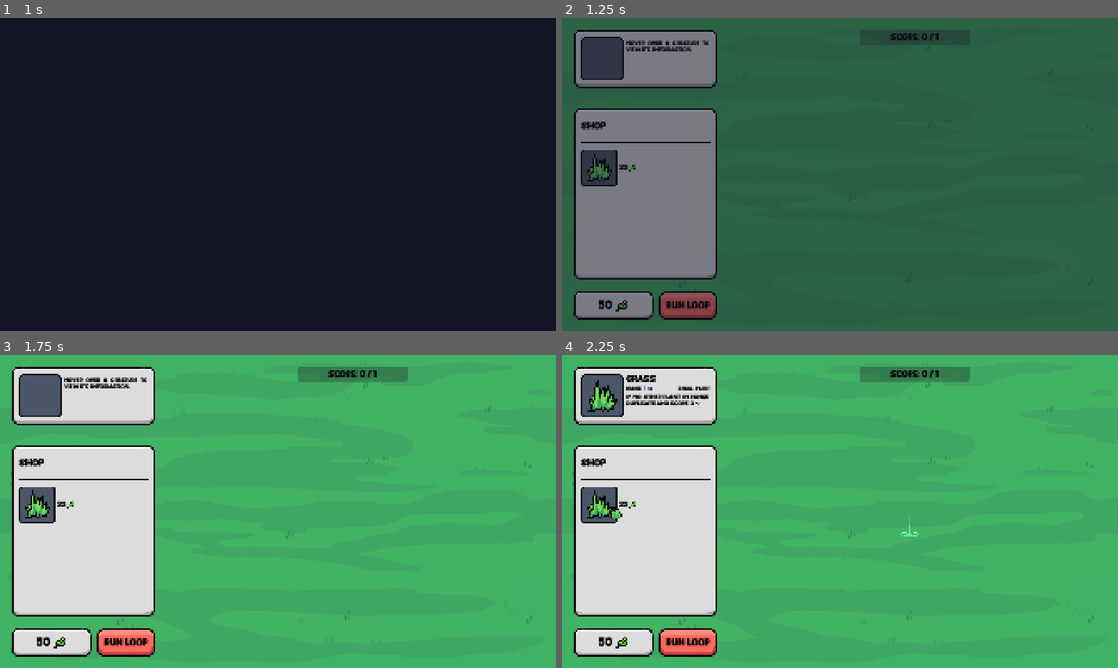
Above: before the commit, frames 1-4 (two rows, left to right).
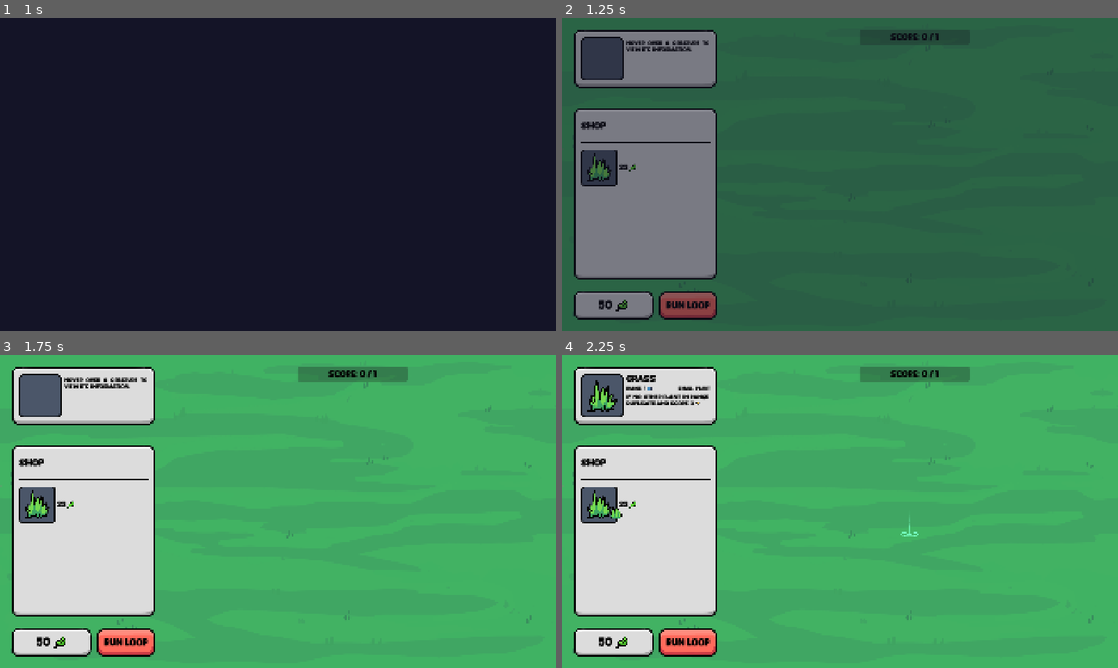
Above: after the commit, the same moments.

Repository: elliotfontaine/gmtk-2025-submission
Game: Godot game, scene res://scenes/main_menu.tscn
Same seed, same stepped clock (60 frames per second), same inputs: the game is played once before the commit and once after it. The engine's default icon, where the game draws it, is replaced by a stand-in: a white triangle on a blue panel in a dark square.
Inputs (mouse positions are in pixels of both pictures, inside the frame that each line leads up to):
- Up to frame 1 (1 s): click "play." at 0.5 s
- Up to frame 2 (1.25 s): no input
- Up to frame 3 (1.75 s): click "Run Loop" at 1.25 s
- Up to frame 4 (2.25 s): click (606, 505) at 2 s

Frame 1 is identical in both runs. In frame 2, less than 0.1% of the frame differs, in the area x 4-9%, y 44-53%; in frame 3, less than 0.1%; in frame 4, 0.2%, in the area x 4-11%, y 8-53%.

Commit message:
add missing sprites to creatures (#57)
* update saved_state for the spreadsheet plugin

* now, add it to gitignore

* TWEENING (#55)

* Creature assets (#56)

* Adding Test File

* Art

---------

Co-authored-by: Josh <lilindiegames@gmail.com>

* move and rename assets to sprite directory

* add missing sprites to creatures resources

* Merge branch 'main' into elliot/creatures-art

* change game name in README

Diff:
--- a/resources/species/berry.tres
+++ b/resources/species/berry.tres
@@ -1,7 +1,7 @@
 [gd_resource type="Resource" script_class="SpeciesResource" load_steps=3 format=3 uid="uid://bcxifse3ad8cw"]
 
 [ext_resource type="Script" uid="uid://mow41h46xu2s" path="res://resources/_base_classes/species_resource.gd" id="1_7yoc7"]
-[ext_resource type="Texture2D" uid="uid://bps01wgl8tq26" path="res://assets/godot.svg" id="2_p5hk5"]
+[ext_resource type="Texture2D" uid="uid://b5vxk3uv8scqd" path="res://assets/sprites/creatures/berry.png" id="2_p5hk5"]
 
 [resource]
 script = ExtResource("1_7yoc7")
--- a/resources/species/bush.tres
+++ b/resources/species/bush.tres
@@ -2,7 +2,7 @@
 
 [ext_resource type="Script" uid="uid://mow41h46xu2s" path="res://resources/_base_classes/species_resource.gd" id="1_pxquw"]
 [ext_resource type="AudioStream" uid="uid://co7rvnlxuac82" path="res://assets/audio/sfx/placed/GrassPlaced.wav" id="2_urpvv"]
-[ext_resource type="Texture2D" uid="uid://bps01wgl8tq26" path="res://assets/godot.svg" id="2_xn1l7"]
+[ext_resource type="Texture2D" uid="uid://bguljbf7e8vdp" path="res://assets/sprites/creatures/berry_bush.png" id="3_urpvv"]
 
 [resource]
 script = ExtResource("1_pxquw")
@@ -11,7 +11,7 @@
 size = 2
 rarity = 2
 title = "Bush"
-texture = ExtResource("2_xn1l7")
+texture = ExtResource("3_urpvv")
 default_range = 0
 effect_text = "Loop start: create a berry on each side."
 score_reward_1 = 0
--- a/resources/species/chicken.tres
+++ b/resources/species/chicken.tres
@@ -3,7 +3,7 @@
 [ext_resource type="Script" uid="uid://mow41h46xu2s" path="res://resources/_base_classes/species_resource.gd" id="1_pptde"]
 [ext_resource type="AudioStream" uid="uid://dtbt8hr4g5x3b" path="res://assets/audio/sfx/eat/eat_hi.wav" id="2_0lc7m"]
 [ext_resource type="AudioStream" uid="uid://cbvph1rgx4qbf" path="res://assets/audio/sfx/placed/ChickenPlaced.wav" id="2_brxfg"]
-[ext_resource type="Texture2D" uid="uid://2uaaceqtsihk" path="res://assets/sprites/creatures/crow.png" id="2_u7gny"]
+[ext_resource type="Texture2D" uid="uid://dav874716r0g3" path="res://assets/sprites/creatures/chicken.png" id="4_brxfg"]
 
 [resource]
 script = ExtResource("1_pptde")
@@ -12,7 +12,7 @@
 size = 1
 rarity = 1
 title = "Chicken"
-texture = ExtResource("2_u7gny")
+texture = ExtResource("4_brxfg")
 default_range = 1
 effect_text = "If tiny animal in range: eat it and create an egg."
 score_reward_1 = 0
--- a/resources/species/lynx.tres
+++ b/resources/species/lynx.tres
@@ -2,8 +2,8 @@
 
 [ext_resource type="Script" uid="uid://mow41h46xu2s" path="res://resources/_base_classes/species_resource.gd" id="1_cg51f"]
 [ext_resource type="AudioStream" uid="uid://cm7v1c1a4vvdt" path="res://assets/audio/sfx/eat/eat_low.wav" id="2_4u8cb"]
-[ext_resource type="Texture2D" uid="uid://bjirqy057ntrq" path="res://assets/sprites/creatures/fox.png" id="2_d45eb"]
 [ext_resource type="AudioStream" uid="uid://dbammgugrvp5c" path="res://assets/audio/sfx/placed/LynxPlaced.wav" id="2_mb0m7"]
+[ext_resource type="Texture2D" uid="uid://tiuc85xca3wh" path="res://assets/sprites/creatures/lynx.png" id="4_4u8cb"]
 
 [resource]
 script = ExtResource("1_cg51f")
@@ -12,7 +12,7 @@
 size = 2
 rarity = 1
 title = "Lynx"
-texture = ExtResource("2_d45eb")
+texture = ExtResource("4_4u8cb")
 default_range = 1
 effect_text = "Eat any small animal in range to score 9 [img={20, 20}]res://assets/sprites/ui/trophy.svg[/img] for each."
 score_reward_1 = 9
--- a/resources/species/mole.tres
+++ b/resources/species/mole.tres
@@ -1,6 +1,7 @@
-[gd_resource type="Resource" script_class="SpeciesResource" load_steps=2 format=3 uid="uid://cojsgmm6yoiww"]
+[gd_resource type="Resource" script_class="SpeciesResource" load_steps=3 format=3 uid="uid://cojsgmm6yoiww"]
 
 [ext_resource type="Script" uid="uid://mow41h46xu2s" path="res://resources/_base_classes/species_resource.gd" id="1_gxx6k"]
+[ext_resource type="Texture2D" uid="uid://bwjmpumrvbqm4" path="res://assets/sprites/creatures/mole.png" id="2_3nfw5"]
 
 [resource]
 script = ExtResource("1_gxx6k")
@@ -9,6 +10,7 @@
 size = 2
 rarity = 3
 title = "Mole"
+texture = ExtResource("2_3nfw5")
 default_range = 0
 effect_text = "No effect text."
 score_reward_1 = 0
--- a/resources/species/songbird.tres
+++ b/resources/species/songbird.tres
@@ -1,9 +1,9 @@
 [gd_resource type="Resource" script_class="SpeciesResource" load_steps=5 format=3 uid="uid://7p4tvc2emn1p"]
 
 [ext_resource type="Script" uid="uid://mow41h46xu2s" path="res://resources/_base_classes/species_resource.gd" id="1_74jqi"]
-[ext_resource type="Texture2D" uid="uid://2uaaceqtsihk" path="res://assets/sprites/creatures/crow.png" id="2_a3r3m"]
 [ext_resource type="AudioStream" uid="uid://dtbt8hr4g5x3b" path="res://assets/audio/sfx/eat/eat_hi.wav" id="2_b6l0r"]
 [ext_resource type="AudioStream" uid="uid://dhu2buenkk41" path="res://assets/audio/sfx/placed/SongbirdPlaced.wav" id="2_hdugj"]
+[ext_resource type="Texture2D" uid="uid://d4knunys153yu" path="res://assets/sprites/creatures/orange_passerine.png" id="4_hdugj"]
 
 [resource]
 script = ExtResource("1_74jqi")
@@ -12,7 +12,7 @@
 size = 1
 rarity = 3
 title = "Songbird"
-texture = ExtResource("2_a3r3m")
+texture = ExtResource("4_hdugj")
 default_range = 2
 effect_text = "If tiny animal in range: eat it and create an egg 3 spaces away"
 score_reward_1 = 0
--- a/resources/species/tiger.tres
+++ b/resources/species/tiger.tres
@@ -2,8 +2,8 @@
 
 [ext_resource type="Script" uid="uid://mow41h46xu2s" path="res://resources/_base_classes/species_resource.gd" id="1_yrhxm"]
 [ext_resource type="AudioStream" uid="uid://dr0vwvlj76ugn" path="res://assets/audio/sfx/placed/TigerPlaced.wav" id="2_2mrl5"]
-[ext_resource type="Texture2D" uid="uid://e5xakqbd3njt" path="res://assets/sprites/creatures/bear.png" id="2_d6lwn"]
 [ext_resource type="AudioStream" uid="uid://cm7v1c1a4vvdt" path="res://assets/audio/sfx/eat/eat_low.wav" id="2_umjwr"]
+[ext_resource type="Texture2D" uid="uid://bg3x6j1ckfvuo" path="res://assets/sprites/creatures/tiger.png" id="4_umjwr"]
 
 [resource]
 script = ExtResource("1_yrhxm")
@@ -12,7 +12,7 @@
 size = 3
 rarity = 2
 title = "Tiger"
-texture = ExtResource("2_d6lwn")
+texture = ExtResource("4_umjwr")
 default_range = 2
 effect_text = "if medium animal in range: eat it and score 20 [img={20, 20}]res://assets/sprites/ui/trophy.svg[/img]."
 score_reward_1 = 20
--- a/resources/species/wolf.tres
+++ b/resources/species/wolf.tres
@@ -1,9 +1,9 @@
 [gd_resource type="Resource" script_class="SpeciesResource" load_steps=5 format=3 uid="uid://diwl6ogeir0ua"]
 
 [ext_resource type="Script" uid="uid://mow41h46xu2s" path="res://resources/_base_classes/species_resource.gd" id="1_h36fp"]
-[ext_resource type="Texture2D" uid="uid://bjirqy057ntrq" path="res://assets/sprites/creatures/fox.png" id="2_ajddr"]
 [ext_resource type="AudioStream" uid="uid://ttlgn4n213r6" path="res://assets/audio/sfx/placed/WolfPlaced.wav" id="2_g7ack"]
 [ext_resource type="AudioStream" uid="uid://dvt8ipe4lww0m" path="res://assets/audio/sfx/eat/eat_med.wav" id="2_q107r"]
+[ext_resource type="Texture2D" uid="uid://cmmf4malw6k57" path="res://assets/sprites/creatures/wolf.png" id="4_q107r"]
 
 [resource]
 script = ExtResource("1_h36fp")
@@ -12,7 +12,7 @@
 size = 2
 rarity = 2
 title = "Wolf"
-texture = ExtResource("2_ajddr")
+texture = ExtResource("4_q107r")
 default_range = 1
 effect_text = "Eat a small animal in range to score 6T + 3T per wolf in the circle and duplicate if not adjacent to another wolf."
 score_reward_1 = 6
--- a/scenes/world.gd
+++ b/scenes/world.gd
@@ -8,13 +8,13 @@
 const EMPTY_SLOT = preload("res://scenes/empty_slot.tscn")
 
 ##change this value to dictate the creature size you want:
-const initial_radius :float = 1.0/13
+const initial_radius: float = 1.0 / 13
 ##change this value to dictate how much space the loop should take:
-const zoom_factor :float = 0.7
+const zoom_factor: float = 0.7
 const base_creature_distance: int = 60
 
-const reroll_base_price :int = 10
-const base_income :int = 50
+const reroll_base_price: int = 10
+const base_income: int = 50
 
 @onready var camera: Camera2D = %Camera2D
 @onready var floating_creature: Sprite2D = %FloatingCreature
@@ -22,14 +22,14 @@
 @onready var creature_card: CreatureCard = %CreatureCard
 @onready var progress_bar_score: ProgressBar = %ProgressBarScore
 @onready var sfx_player: AudioStreamPlayer2D = $SFX_Player
-@onready var initial_camera_zoom :float = camera.zoom.x
+@onready var initial_camera_zoom: float = camera.zoom.x
 @onready var currency_count: Label = %CurrencyCount
 @onready var shop_panel: ShopPanel = %ShopPanel
 @onready var next_loop_button: Button = %NextLoopButton
 @onready var defeat_ui: ColorRect = %Defeat
 
 ##placeholder system: length of wait times
-const game_speeds :Array[float] = [0.8,0.6,0.4,0.2]
+const game_speeds: Array[float] = [0.8, 0.6, 0.4, 0.2]
 var game_speed: float = game_speeds[0]
 
 var creatures: Array[Creature]
@@ -41,21 +41,21 @@
 var level: int = 0
 
 ##placeholder system for naming the creatures
-var creature_tracker :int = 0
+var creature_tracker: int = 0
 
 # to prevent race condition coming from Area2D mouse_exited not triggering in order
 ## buffer used for SpeciesCard display when hovering loop creatures
 var hovered_creature: Creature
 
-var currently_looping :bool = false
-
-var money :int = 50:
+var currently_looping: bool = false
+
+var money: int = 50:
 	set(val):
 		money = val
 		currency_count.text = str(money)
 
 func _ready() -> void:
-	money = money #(to trigger label update)
+	money = money # (to trigger label update)
 	next_level()
 
 ##to call whenever you affect the number of creatures in the loop
@@ -64,11 +64,11 @@
 		slot.queue_free()
 	empty_slots.clear()
 
-	var creature_amount :int = creatures.size()
-
-	var radius :float = (get_viewport().get_visible_rect().size.y/2.0) * creature_amount * initial_radius
-
-	radius = max(radius,200.0)
+	var creature_amount: int = creatures.size()
+
+	var radius: float = (get_viewport().get_visible_rect().size.y / 2.0) * creature_amount * initial_radius
+
+	radius = max(radius, 200.0)
 
 	if creature_amount == 1 && not show_empty_slots:
 		creatures[0].position = Vector2.ZERO
@@ -89,6 +89,9 @@
 			creature.target_position.y = radius * sin(angle)
 
 			i += 1
+			creature.target_position.x = radius * cos(angle)
+			creature.target_position.y = radius * sin(angle)
+
 			if show_empty_slots:
 				var new_slot := EMPTY_SLOT.instantiate()
 				new_slot.pressed.connect(_on_slot_pressed)
@@ -100,13 +103,13 @@
 
 
 	##adaptative zoom:
-	var zoom :float = (get_viewport().get_visible_rect().size.y/2.0) / radius * zoom_factor
-	zoom = clampf(zoom,0.0,0.8)
+	var zoom: float = (get_viewport().get_visible_rect().size.y / 2.0) / radius * zoom_factor
+	zoom = clampf(zoom, 0.0, 0.8)
 	camera.zoom = Vector2(zoom, zoom)
 	##screen is 1920, minus about 480 for the left panel.  Therefore the offset for the camera if screen is 1920 is (-480/2) = -240.
 	##however is the camera's zoom is 0.5, then the offset should be (-480/2) * (1/0.5) = -480
 	##therefore: camera.offset = (-480/2) * (1/camera.zoom)
-	camera.offset.x = (-480/2) * (1/camera.zoom.x)
+	camera.offset.x = (-480 / 2) * (1 / camera.zoom.x)
 
 func _on_next_loop_button_pressed() -> void:
 	sfx_player.stream = sfx_next_loop
@@ -128,9 +131,9 @@
 	else:
 		#set var before to prevent bug on multi-press:
 		var current_speed_index = game_speeds.find(game_speed)
-		if current_speed_index+1 < game_speeds.size():
-			game_speed = game_speeds[current_speed_index+1]
-		elif current_speed_index+1 == game_speeds.size():
+		if current_speed_index + 1 < game_speeds.size():
+			game_speed = game_speeds[current_speed_index + 1]
+		elif current_speed_index + 1 == game_speeds.size():
 			game_speed = game_speeds[0]
 		else:
 			print("what??")
@@ -159,9 +162,9 @@
 
 	await do_on_loop_end_actions()
 
-	print("scored this loop: ",score_current)
-
-func toggle_loop_button_text(active:bool) -> void:
+	print("scored this loop: ", score_current)
+
+func toggle_loop_button_text(active: bool) -> void:
 	if active:
 		next_loop_button.text = "Run Loop"
 	else:
@@ -182,8 +185,7 @@
 
 #region creature action matchers
 
-func do_action(creature:Creature) -> void:
-
+func do_action(creature: Creature) -> void:
 	match creature.species.id:
 		##if grass has no plant neighbours, it duplicates
 		Constants.SPECIES.GRASS:
@@ -226,7 +228,7 @@
 					await get_tree().create_timer(game_speed).timeout
 					await update_creature_positions()
 					await get_tree().create_timer(game_speed).timeout
-					create(creature,Constants.SPECIES.EGG)
+					create(creature, Constants.SPECIES.EGG)
 			else:
 				do_no_action()
 		##songbird eats an insect in a bigger range, if succesful he creates an egg and places it far away
@@ -235,13 +237,13 @@
 				await get_tree().create_timer(game_speed).timeout
 				await update_creature_positions()
 				await get_tree().create_timer(game_speed).timeout
-				create(creature,Constants.SPECIES.EGG,3)
+				create(creature, Constants.SPECIES.EGG, 3)
 			else:
 				do_no_action()
 		##lynx eats both of its neighbours if possible :3 yum
 		Constants.SPECIES.LYNX:
 			var eaten: bool
-			for neighbour in get_neighbours_in_range(creature,creature.current_range):
+			for neighbour in get_neighbours_in_range(creature, creature.current_range):
 				if await attempt_to_eat_target(creature, neighbour, [Constants.FAMILIES.ANIMAL], [Constants.SIZES.SMALL]):
 					score_current += creature.species.score_reward_1
 					eaten = true
@@ -269,15 +271,15 @@
 			else:
 				do_no_action()
 		Constants.SPECIES.ANT:
-			score_current += creature.species.score_reward_1 * count_how_many_connected(creature,creature.species.id)
+			score_current += creature.species.score_reward_1 * count_how_many_connected(creature, creature.species.id)
 
 	await get_tree().create_timer(game_speed).timeout
 	return
 
 ##whenever a creature is to be eaten, run this method to trigger all _on_eat effects after eating it
-func do_on_eat_actions(eater:Creature,to_be_eaten:Creature) -> void:
+func do_on_eat_actions(eater: Creature, to_be_eaten: Creature) -> void:
 	##first check which effects are triggered, then eat, then do the effects (so that the effects do happen AFTER eating while still being able to use the previous game state's parameters)
-	var triggered_creatures :Array[Creature]
+	var triggered_creatures: Array[Creature]
 
 	##check triggers
 	for creature in creatures:
@@ -287,12 +289,12 @@
 				##worm duplicates whenever an animal dies in its long range if not already adjacent to a worm:
 				Constants.SPECIES.WORM:
 					if to_be_eaten.species.family == Constants.FAMILIES.ANIMAL:
-						if get_distance_between_two_creatures(creature,to_be_eaten) <= creature.current_range:
+						if get_distance_between_two_creatures(creature, to_be_eaten) <= creature.current_range:
 							triggered_creatures.append(creature)
 				##crow makes points whenever an animal dies in its long long range:
 				Constants.SPECIES.CROW:
 					if to_be_eaten.species.family == Constants.FAMILIES.ANIMAL:
-						if get_distance_between_two_creatures(creature,to_be_eaten) <= creature.current_range:
+						if get_distance_between_two_creatures(creature, to_be_eaten) <= creature.current_range:
 							triggered_creatures.append(creature)
 		##actions for when the creature itself is eaten:
 		else:
@@ -317,7 +319,7 @@
 				await get_tree().create_timer(game_speed / 2).timeout
 
 ##whenever a creature duplicates, trigger _on_duplicate effects
-func do_on_duplicate_actions(duplicator:Creature) -> void:
+func do_on_duplicate_actions(duplicator: Creature) -> void:
 	for creature in creatures:
 		match creature.species.id:
 			##Badger scores on duplicate
@@ -327,7 +329,7 @@
 ##called on loop start for start of loop effects
 func do_on_loop_start_actions() -> void:
 	SceneChanger.set_action_music()
-	var triggered_creatures :Array[Creature]
+	var triggered_creatures: Array[Creature]
 	for creature in creatures:
 		match creature.species.id:
 			Constants.SPECIES.BUSH:
@@ -338,13 +340,13 @@
 	for creature in triggered_creatures:
 		match creature.species.id:
 			Constants.SPECIES.BUSH:
-				create(creature,Constants.SPECIES.BERRY,-1)
-				create(creature,Constants.SPECIES.BERRY)
+				create(creature, Constants.SPECIES.BERRY, -1)
+				create(creature, Constants.SPECIES.BERRY)
 
 ##called on loop end for end of loop effects
 func do_on_loop_end_actions() -> void:
 	SceneChanger.set_calm_music()
-	var remove_queue :Array[Creature]
+	var remove_queue: Array[Creature]
 	for creature in creatures:
 		match creature.species.id:
 			##on loop end: if egg wasn't eaten or hatched or anything, it dies.
@@ -368,31 +370,30 @@
 	var neighbours: Array[Creature] = get_neighbours_in_range(who, range)
 	var target: Creature
 	for neighbour: Creature in neighbours:
-		if check_if_fits_diet(neighbour,species_diet,size_diet):
+		if check_if_fits_diet(neighbour, species_diet, size_diet):
 			target = neighbour
 			break
 	if not target:
 		return false
 	else:
-		await do_eat(who,target)
+		await do_eat(who, target)
 		return true
 
-func attempt_to_eat_target(who: Creature, target:Creature, species_diet: Array[Constants.FAMILIES], size_diet: Array[Constants.SIZES]) -> bool:
-	if check_if_fits_diet(target,species_diet,size_diet):
-		await do_eat(who,target)
+func attempt_to_eat_target(who: Creature, target: Creature, species_diet: Array[Constants.FAMILIES], size_diet: Array[Constants.SIZES]) -> bool:
+	if check_if_fits_diet(target, species_diet, size_diet):
+		await do_eat(who, target)
 		return true
 	else:
 		return false
 
-func check_if_fits_diet(target:Creature,species_diet,size_diet) -> bool:
+func check_if_fits_diet(target: Creature, species_diet, size_diet) -> bool:
 	if target.species.family in species_diet && target.species.size in size_diet:
 		if not target.species.id == Constants.SPECIES.HEDGEHOG:
 			return true
 	return false
 
 ##do eat the target
-func do_eat(who:Creature,target:Creature) -> void:
-
+func do_eat(who: Creature, target: Creature) -> void:
 	who.do_eat()
 
 	var index_who = posmod(creatures.find(who), creatures.size())
@@ -408,7 +409,7 @@
 		if not index_tar > index_who:
 			iterator -= 1
 
-	await do_on_eat_actions(who,target)
+	await do_on_eat_actions(who, target)
 
 ##creature unalives itself spontaneously
 func suicide(who: Creature) -> void:
@@ -422,7 +423,7 @@
 #region creature creation and deletion
 
 ##if duplicated or created by a creature, origin should be the originator. If placed by player, origin should be the marker's position
-func add_creature(nb: int, id: Constants.SPECIES, pos: int = -1, origin_position :Vector2 = Vector2.ZERO) -> void:
+func add_creature(nb: int, id: Constants.SPECIES, pos: int = -1, origin_position: Vector2 = Vector2.ZERO) -> void:
 	for i in nb:
 		var new_creature := CREATURE.instantiate()
 		if pos == -1:
@@ -431,11 +432,11 @@
 			if pos > creatures.size():
 				creatures.append(new_creature)
 			else:
-				pos = max(pos,0)
+				pos = max(pos, 0)
 				creatures.insert(pos, new_creature)
 		new_creature.species = Constants.get_species_by_id(id)
 		creature_tracker += 1
-		new_creature.creature_name = str(new_creature.species.title) +" [" + str(creature_tracker) + "]"
+		new_creature.creature_name = str(new_creature.species.title) + " [" + str(creature_tracker) + "]"
 		new_creature.position = origin_position
 		add_child(new_creature)
 		new_creature.mouse_entered.connect(_on_creature_mouse_entered.bind(new_creature))
@@ -451,17 +452,17 @@
 
 ##creates a new creature with the same species as the specified creature at its position - eg. it will place it before.
 func duplicate_creature(who: Creature) -> void:
-	await add_creature(1, who.species.id, creatures.find(who),who.position)
+	await add_creature(1, who.species.id, creatures.find(who), who.position)
 	await do_on_duplicate_actions(who)
 	iterator += 1
 	return
 
 ##creates a new creature after who's position. Doesn't increment iterator.
-func create(who: Creature, what:Constants.SPECIES,extra_range:int=0) -> void:
-	var pos :int = creatures.find(who)+1+extra_range
+func create(who: Creature, what: Constants.SPECIES, extra_range: int = 0) -> void:
+	var pos: int = creatures.find(who) + 1 + extra_range
 	if pos > creatures.size():
 		pos = -1
-	await add_creature(1, what, creatures.find(who)+1+extra_range,who.position)
+	await add_creature(1, what, creatures.find(who) + 1 + extra_range, who.position)
 
 #endregion
 
@@ -495,7 +496,7 @@
 		var offsets := []
 		for i in range:
 			##start with negatives so that the neighbours start with the closest creature BEHIND, and then goes up by proximity, (eg. [-1, 1, -2, 2, ...])
-			offsets.append(-(i + 1))
+			offsets.append(- (i + 1))
 			offsets.append(i + 1)
 		print(offsets)
 		for offset in offsets:
@@ -518,30 +519,30 @@
 	#print(targets_in_range)
 	return targets_in_range
 
-func get_distance_between_two_creatures(one:Creature,two:Creature) -> int:
+func get_distance_between_two_creatures(one: Creature, two: Creature) -> int:
 	if one and two:
 		if one in creatures and two in creatures:
 			var index_one = posmod(creatures.find(one), creatures.size())
 			var index_two = posmod(creatures.find(two), creatures.size())
 			var forward_distance = posmod(index_two - index_one, creatures.size())
 			var backward_distance = posmod(index_one - index_two, creatures.size())
-			var distance :int = min(forward_distance,backward_distance)
+			var distance: int = min(forward_distance, backward_distance)
 			return distance
 	return 999
 
-func count_how_many_in_loop(what:Constants.SPECIES) -> int:
-	var count :int = 0
+func count_how_many_in_loop(what: Constants.SPECIES) -> int:
+	var count: int = 0
 	for creature in creatures:
 		if creature.species.id == what:
 			count += 1
 	return count
 
 ##counts itself then backwards then forwards and wraps around if needed and blabla
-func count_how_many_connected(who:Creature,what:Constants.SPECIES) -> int:
-	var count :int = 1
-	var pos :int = creatures.find(who)
+func count_how_many_connected(who: Creature, what: Constants.SPECIES) -> int:
+	var count: int = 1
+	var pos: int = creatures.find(who)
 	#count those frontwards
-	for i in range(1,creatures.size()):
+	for i in range(1, creatures.size()):
 		if pos + i < creatures.size():
 			if creatures[i + pos].species.id == what:
 				count += 1
@@ -553,7 +554,7 @@
 			else:
 				break
 
-	for i in range(1,creatures.size()):
+	for i in range(1, creatures.size()):
 		if pos - i >= 0:
 			if creatures[-i + pos].species.id == what:
 				count += 1
@@ -565,9 +566,9 @@
 			else:
 				break
 
-	print(count," in a row")
+	print(count, " in a row")
 	##if the whole loop is only made up of what: only return the length of the loop:
-	return min(count,creatures.size())
+	return min(count, creatures.size())
 
 #endregion
 
@@ -646,7 +647,7 @@
 			if current_held_item:
 				current_held_item.sold = true
 				print(current_held_item.sold)
-			add_creature(1, floating_creature.species.id, index, empty_slots[index-1].position)
+			add_creature(1, floating_creature.species.id, index, empty_slots[index - 1].position)
 			unset_floating_creature()
 
 func _unhandled_input(event):
@@ -657,10 +658,10 @@
 
 #region money management
 
-var current_item_price :int = 0
-var current_held_item :ShopItem
-
-var reroll_price :int = reroll_base_price
+var current_item_price: int = 0
+var current_held_item: ShopItem
+
+var reroll_price: int = reroll_base_price
 
 func _on_shop_panel_rerolled() -> void:
 	if not currently_looping:
@@ -668,7 +669,7 @@
 			money -= reroll_price
 			shop_panel.do_reroll()
 
-			reroll_price += (reroll_price/5)
+			reroll_price += (reroll_price / 5)
 			shop_panel.re_roll.text = "REROLL:" + str(reroll_price)
 
 #endregion
Not shown, changed: addons/resources_spreadsheet_view/saved_state.json
Binary file added: assets/sprites/creatures/acorn.png
Not shown, added: assets/sprites/creatures/acorn.png.import
Binary file changed: assets/sprites/creatures/ant.png
Not shown, changed: assets/sprites/creatures/ant.png.import
Binary file changed: assets/sprites/creatures/badger.png
Not shown, changed: assets/sprites/creatures/badger.png.import
Binary file added: assets/sprites/creatures/bat.png
Not shown, added: assets/sprites/creatures/bat.png.import
Binary file changed: assets/sprites/creatures/bear.png
Binary file added: assets/sprites/creatures/bee.png
Not shown, added: assets/sprites/creatures/bee.png.import
(and 53 more such lines)
